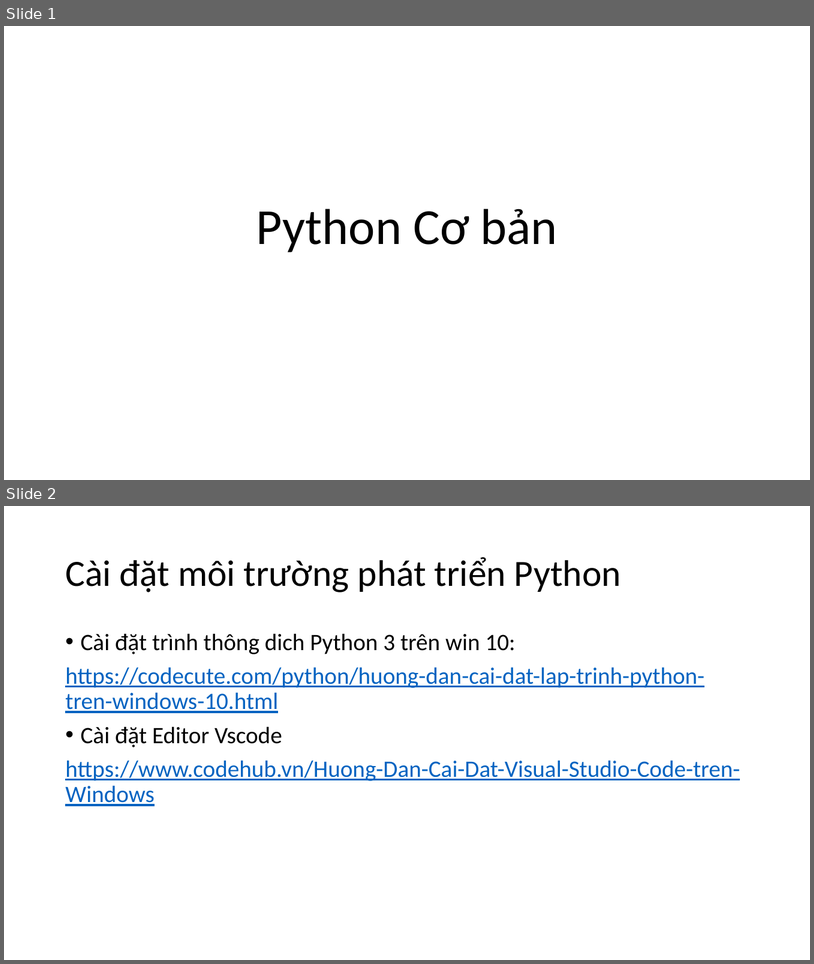
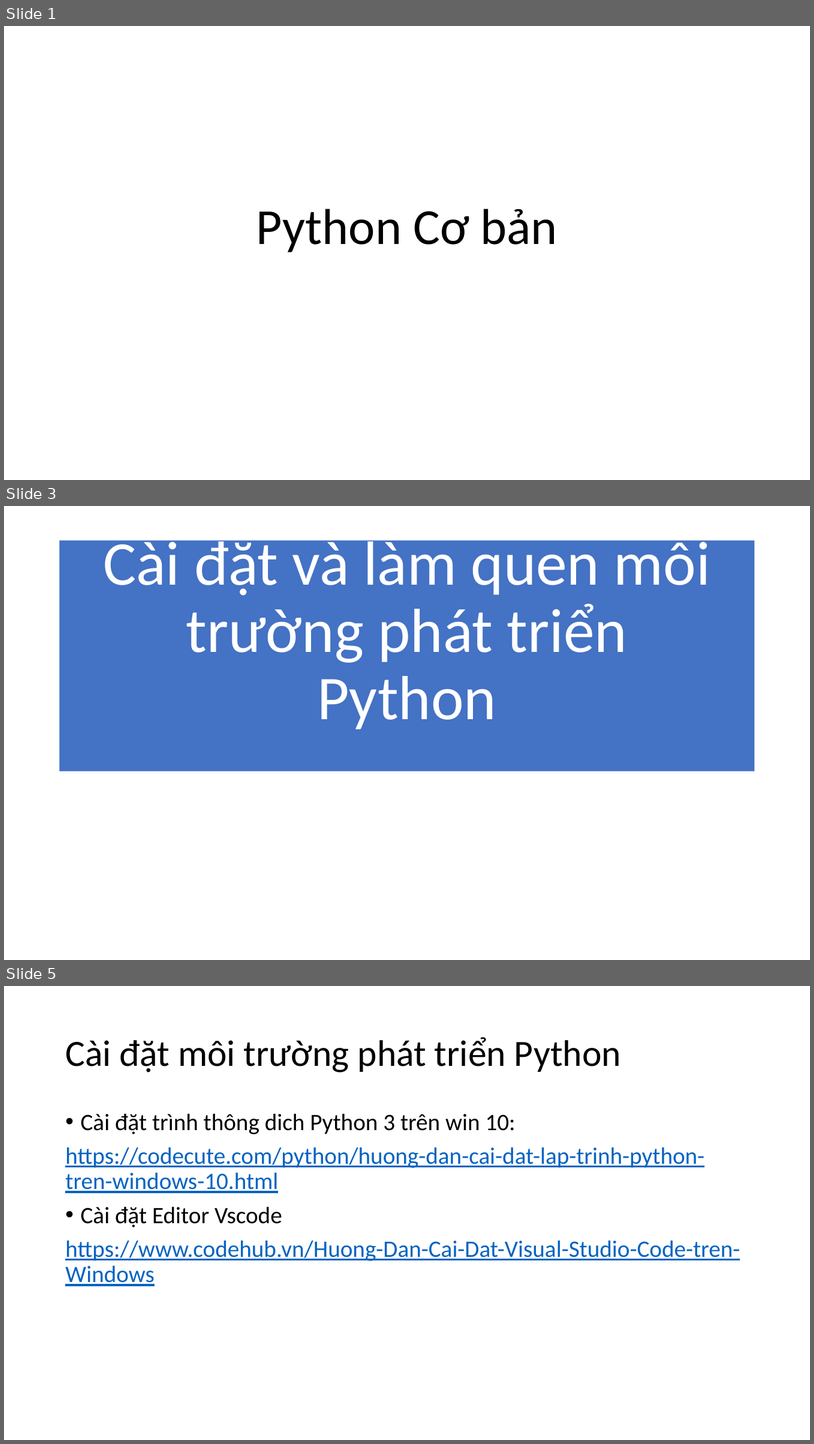
Before and after one commit to levinhhoang16/PyOpenCVCourse, a slide deck: Lecture/PythonCoban.pptx. Shown one above the other, each under a label of ours: slides 1 and 2 before the commit, slides 1, 3 and 5 after it; the slides between them are not shown. The pictures are 814x964 and 814x1444 pixels, drawn with LibreOffice and Linux fonts; fonts in the diff are those of the drawing. Boxes give left, top, right and bottom in pixels: in the first picture for what was removed or moved away, otherwise in the second. Text is boxed around its words. In the diff, an @@ line names an element or a change of style, - is before the commit and + after.

```diff
--- a/Lecture/PythonCoban.pptx
+++ b/Lecture/PythonCoban.pptx
@@ slide 3 added at (x1=4, y1=506, x2=810, y2=960), background #FFFFFF @@
@@ rectangle added at (x1=60, y1=540, x2=755, y2=771), fill #4472C4 @@
@@ title added at (x1=103, y1=533, x2=711, y2=729), 74 pt, text #FFFFFF @@
+Cài đặt và làm quen môi trường phát triển Python
@@ what was slide 2 is now slide 5 @@
```
Also in this commit, not shown: 8 other slides added, 1 slide removed.
